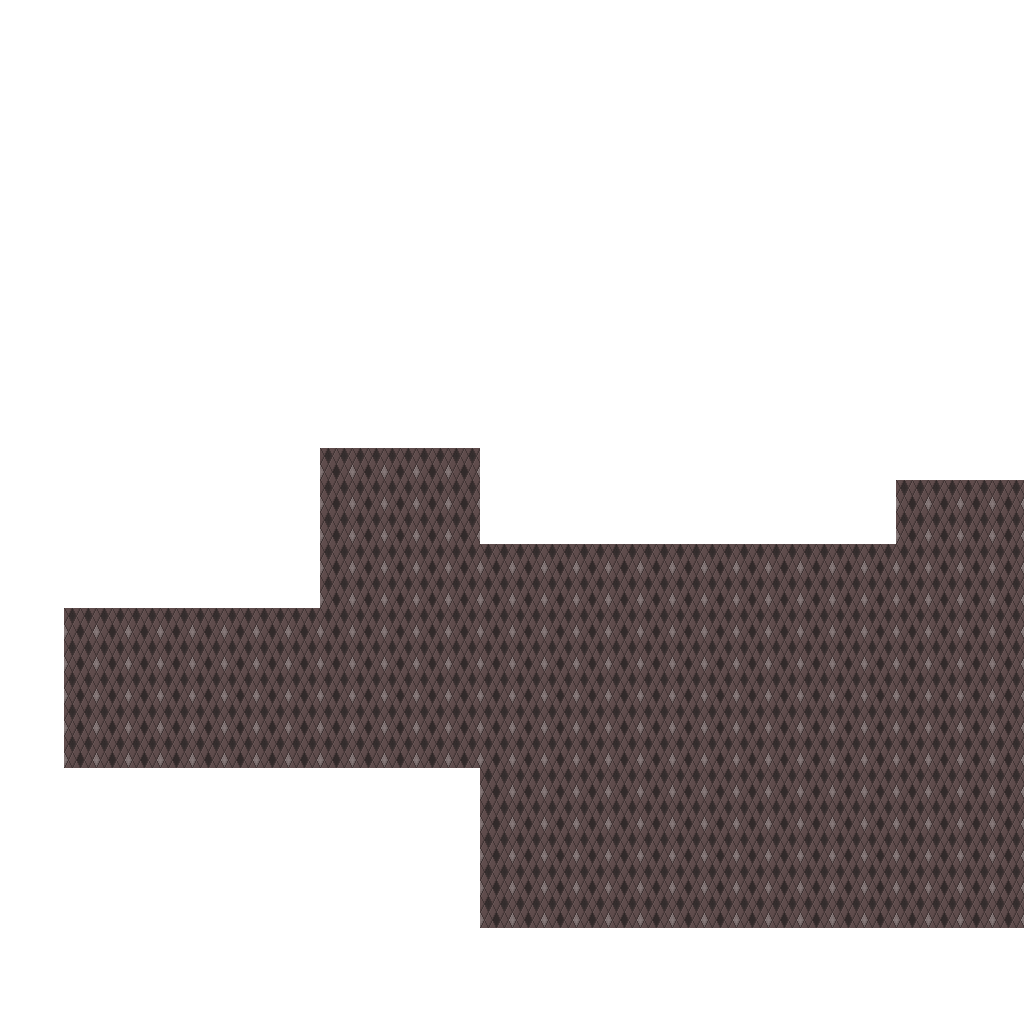
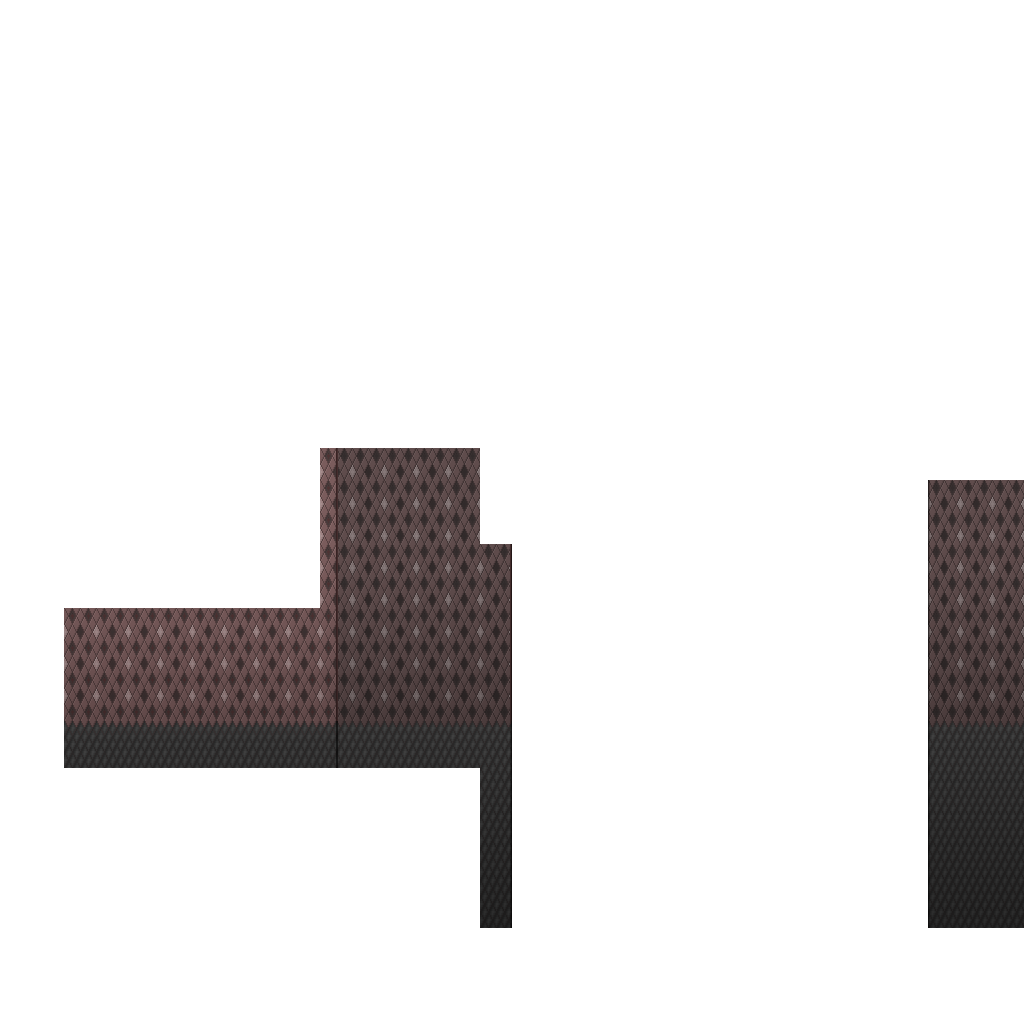
Revision of a layered (1024, 1024) image; what changed, layer by layer:
painted on "Layer 1" over [64, 448, 1024, 928]
